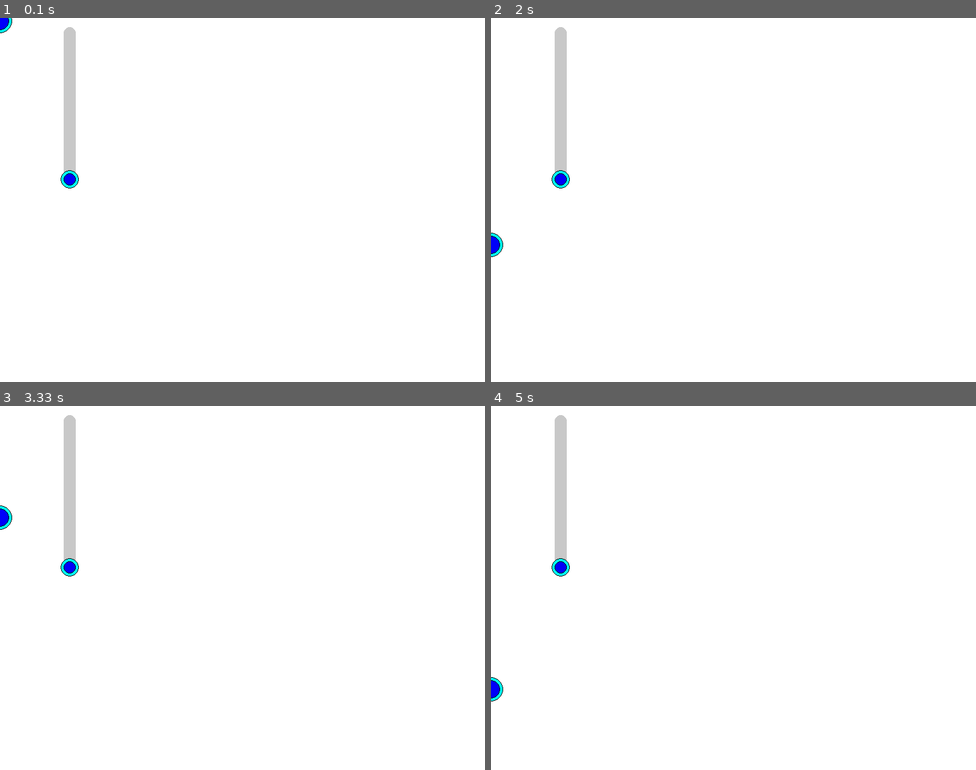
Above: before the commit, frames 1-4 (two rows, left to right).
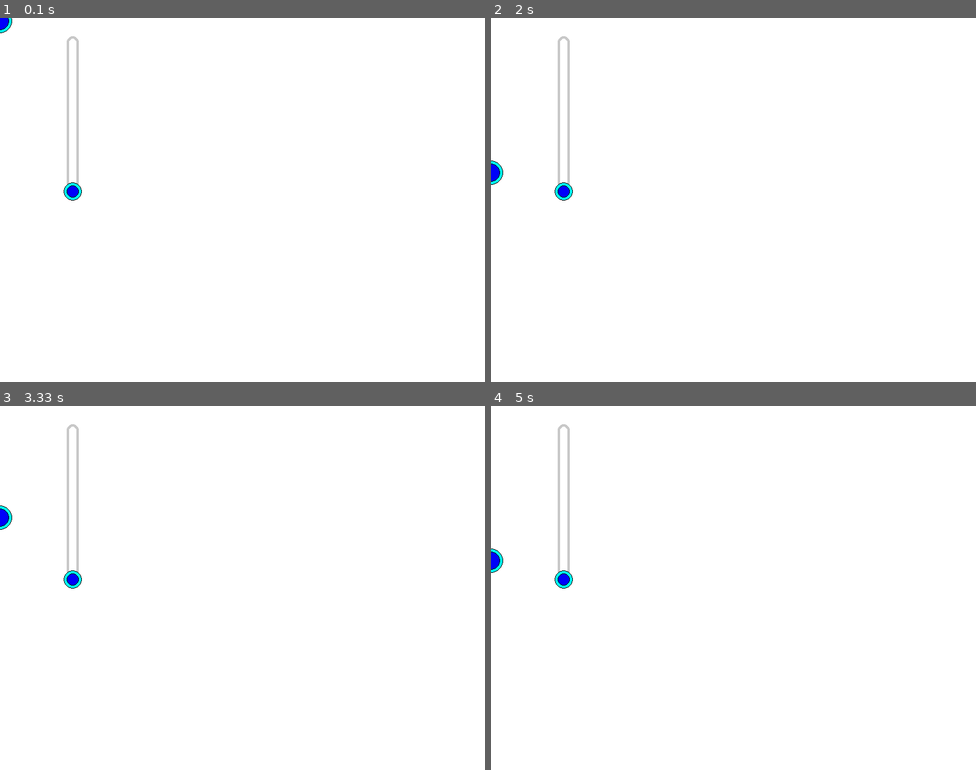
Above: after the commit, the same moments.

Repository: JohnAndPython/Pygame_ColorsPanel
Game: pygame game, started from main.py
The game is run twice, just before and just after one commit, with the same random seed, the same clock (stepped at 60 frames per second) and the same inputs.
Inputs (mouse positions are in pixels of both pictures, inside the frame that each line leads up to):
- Up to frame 1 (0.1 s): no input
- Up to frame 2 (2 s): click (733, 200) at 0.38 s; click (583, 145) at 0.72 s; click (912, 327) at 1.05 s; click (617, 127) at 1.38 s; click (733, 243) at 1.72 s
- Up to frame 3 (3.33 s): click (174, 511) at 2.05 s; click (412, 682) at 2.38 s; click (344, 522) at 2.72 s; click (101, 518) at 3.05 s
- Up to frame 4 (5 s): click (617, 653) at 3.38 s; click (626, 558) at 3.72 s; click (588, 722) at 4.05 s; click (655, 471) at 4.42 s; click (762, 689) at 4.88 s

The runs differ from the first frame. In frame 1, 1.2% of the frame differs, in the area x 12-17%, y 2-51%; in frame 2, 1.5%, in the area x 0-17%, y 2-66%; in frame 3, 1.2%; in frame 4, 1.5%.

Commit message:
Updated Slider and Dot Class

Diff:
--- a/panel.py
+++ b/panel.py
@@ -15,9 +15,15 @@
         self.rect = self.image.get_rect(centerx=posx, centery=posy)
 
 
-    def update(self, posy: int, miny: int=0, maxy: int=250) -> None:
+    def update(self, posy: int, miny: int=0, maxy: int=255) -> None:
         self.rect.centery = posy
 
+        if self.rect.centery < miny:
+            self.rect.centery = miny
+        elif self.rect.centery > maxy:
+            self.rect.centery = maxy
+
+        print(self.rect.centery)
 
     def draw(self, root_surf: pygame.Surface) -> None:
         #self.image.fill((0, 0, 0, 0))
@@ -36,21 +42,25 @@
         self.posx = posx
         self.posy = posy
 
-        self.image = pygame.surface.Surface((30, 300), pygame.SRCALPHA)
+        self.offsetx = 10
+        self.offsety = 20
+        self.width = 20
+        self.height = 256
+        self.dot = Dot(self.width // 2 + self.offsetx, self.height + self.offsety, size=15)
+
+        self.image = pygame.surface.Surface((self.width + self.offsetx * 2, 300), pygame.SRCALPHA)
         self.rect = self.image.get_rect(left=self.posx, top=self.posy)
 
-        self.offset = 5
-        self.width = 20
-        self.height = 256
-        self.dot = Dot(self.width // 2 + self.offset, self.height, size=15)
 
-    def update(self) -> None:
-        pass
+
+    def update(self, posy: int=256) -> None:
+        self.dot.update(posy, miny=self.offsety, maxy=self.height + self.offsety)
 
 
     def draw(self, root_surf: pygame.Surface) -> None:
-
-        slider_rect = pygame.draw.rect(self.image, (200, 200, 200), (self.offset, self.offset, self.width, self.height), border_radius=10)
+        self.image.fill((0, 0, 0, 0))
+        pygame.draw.rect(self.image, (200, 200, 200), (self.offsetx, self.offsety, self.width, self.height), border_radius=10)
+        pygame.draw.rect(self.image, (0, 0, 0, 0), (self.offsetx + 4, self.offsety + 4, 12, self.height-8), border_radius=10)
         self.dot.draw(self.image)
 
         root_surf.blit(self.image, self.rect)
